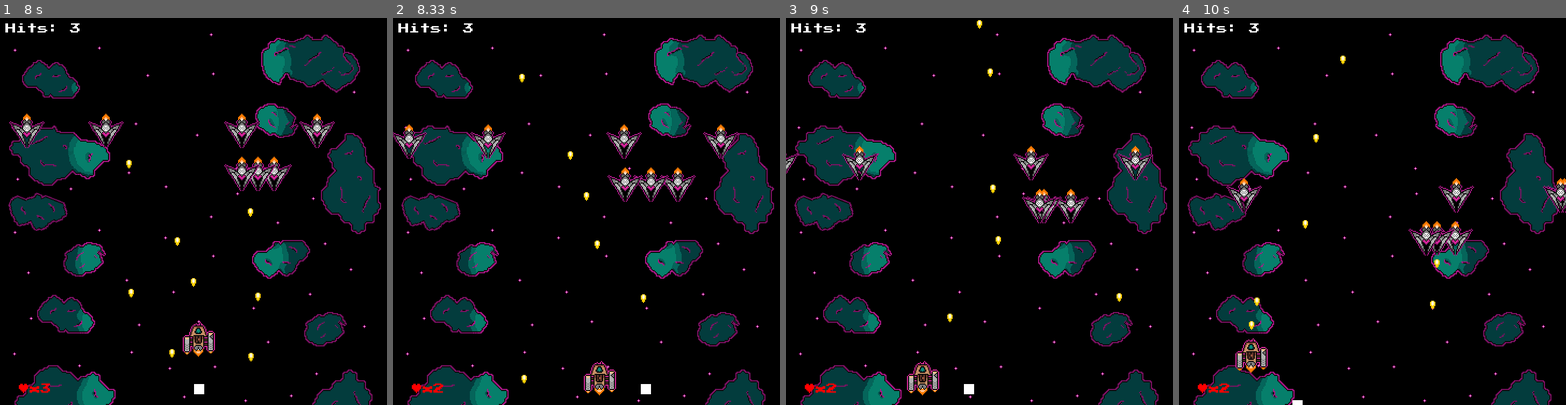
Above: before the commit, frames 1-4 (left to right).
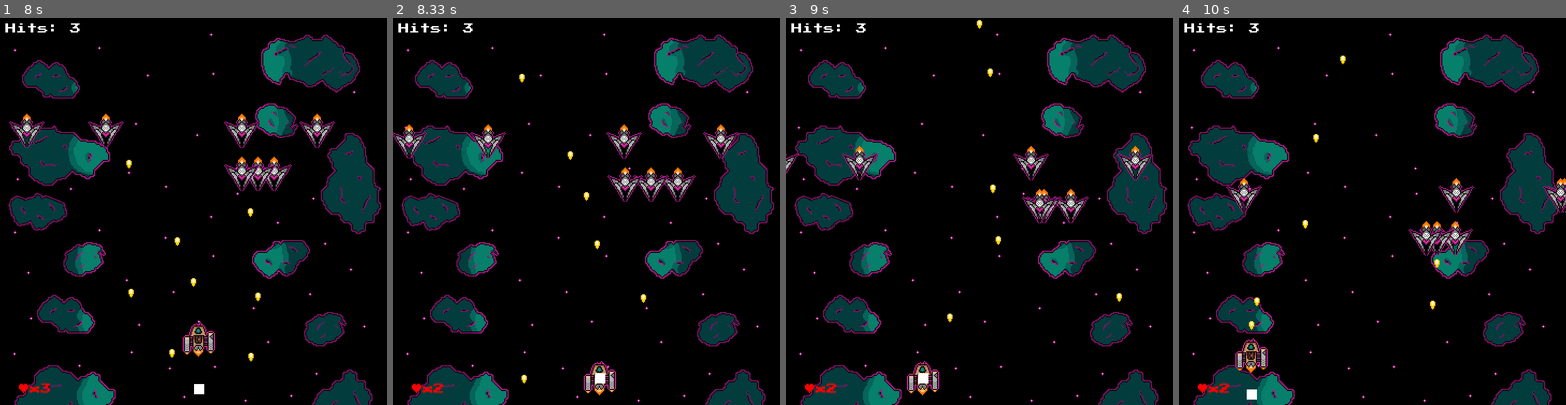
Above: after the commit, the same moments.

Repository: software-engineering-game/pygame-game
Game: pygame game, started from main.py
Same seed, same stepped clock (60 frames per second), same inputs: the game is played once before the commit and once after it.
Inputs:
- Up to frame 1 (8 s): tap Enter at 0.33, 2.33 s; hold Esc 0.67-1.13 s; click "Resume" at 1.22 s; tap T at 1.5 s; hold Up 1.83-2.3 s; tap Space at 2.67, 3.83, 6.3, 6.7, 7, 7.2, 7.5, 7.7 s; hold Esc 3.77-4.13 s; click "Resume" at 4.22 s; tap Esc at 4.9 s; click "Resume" at 5.28 s; hold Down 6.23-6.6 s; hold Left 6.63-7.1 s; hold Right 7.13-7.6 s; hold Up 7.63-7.93 s; hold Right from 7.97 s (still down)
- Up to frame 2 (8.33 s): keep holding Right; tap Space at 8.03 s
- Up to frame 3 (9 s): tap Space at 8.33, 8.53, 8.83 s; release Right at 8.43 s; hold Left from 8.47 s (still down)
- Up to frame 4 (10 s): release Left at 9 s; hold Down 9.03-9.33 s; tap Space at 9.1, 9.43, 9.73, 9.87 s; hold Left 9.37-9.77 s; hold Up from 9.8 s (still down)

Frame 1 is identical in both runs. In frame 2, 0.1% of the frame differs, in the area x 52-67%, y 91-98%; in frame 3, 0.1%; in frame 4, 0.1%.

Commit message:
Moved Collision conditions into one if statement

Diff:
--- a/states/entities.py
+++ b/states/entities.py
@@ -121,8 +121,8 @@
             dy += self.speed
 
         self.rect.x += dx
+        self.rect.y += dy
         self.hitbox.x += dx
-        self.rect.y += dy
         self.hitbox.y += dy
 
 # Class for the standard firing mode
--- a/states/game_state.py
+++ b/states/game_state.py
@@ -2,9 +2,9 @@
 import os
 from states import settings
 from states import utils
+from states import entities
 from states.base_state import State
 from states.death_state import DeathState  #ADDED: death screen
-from states import entities
 from states.upgrade_state import UpgradeState
 
 # assets folder is at repo root
@@ -85,7 +85,7 @@
                 self.player.shoot(self.ally_bullets)
 
     def update(self, app, dt):
-        # Keeps GameState from updating
+        # Keeps GameState from updating during countdown
         if self.countdown_active:
             self.countdown -= dt
 
@@ -112,30 +112,22 @@
                 if enemy.can_shoot:
                     enemy.shoot(self.enemy_bullets)
 
-        # If enemy touches player
-        if pygame.sprite.spritecollide(self.player, self.enemy_ships, False):
+        # If enemy touches player or if enemy bullet hits player
+        if (pygame.sprite.spritecollide(self.player, self.enemy_ships, True) or pygame.sprite.spritecollide(self.player, self.enemy_bullets, True)):
             if hasattr(app, "testing") and app.testing:
                 app.change_state(DeathState("You Died", self.enemy_hit_count))
                 return
 
-
             self.lives -= 1
             self.player.rect.center = self.player_start_pos
+            self.player.hitbox.center = self.player_start_pos
 
             if self.lives <= 0:
-                app.change_state(DeathState("You Died", self.enemy_hit_count))
                 #sfx_player_boom = pygame.mixer.Sound("assets/sfx/p_boom.wav")
                 #pygame.mixer.Sound.play(sfx_player_boom)
+                app.change_state(DeathState("You Died", self.enemy_hit_count))
                 return
 
-        # If enemy bullet hits player
-        if pygame.sprite.spritecollide(self.player, self.enemy_bullets, True):
-            self.lives -= 1
-            self.player.rect.center = self.player_start_pos
-
-            if self.lives <= 0:
-                app.change_state(DeathState("You Died", self.enemy_hit_count))
-                return
         # Update shooting cooldown
         if not self.player.can_shoot:
             self.player.shoot_cooldown -= dt
